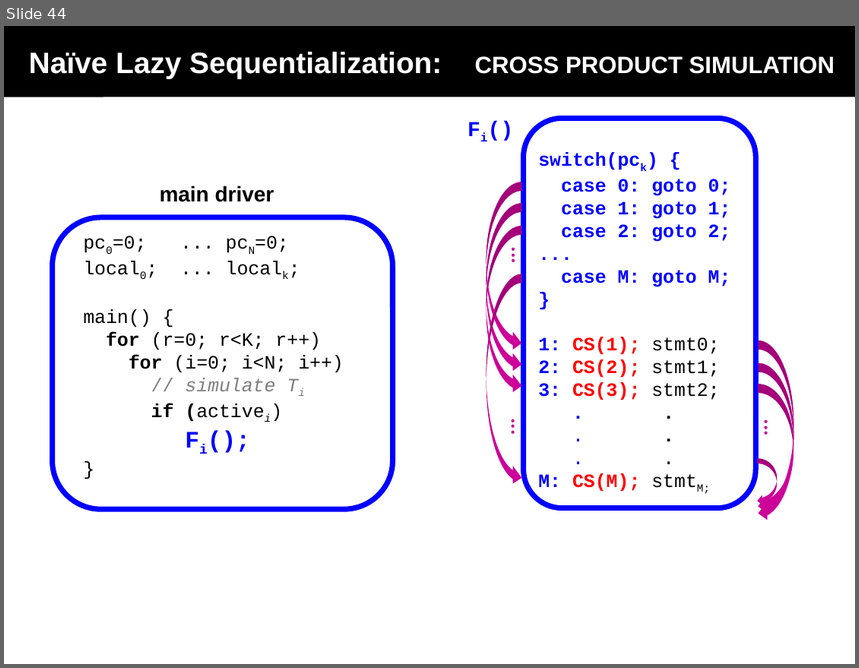
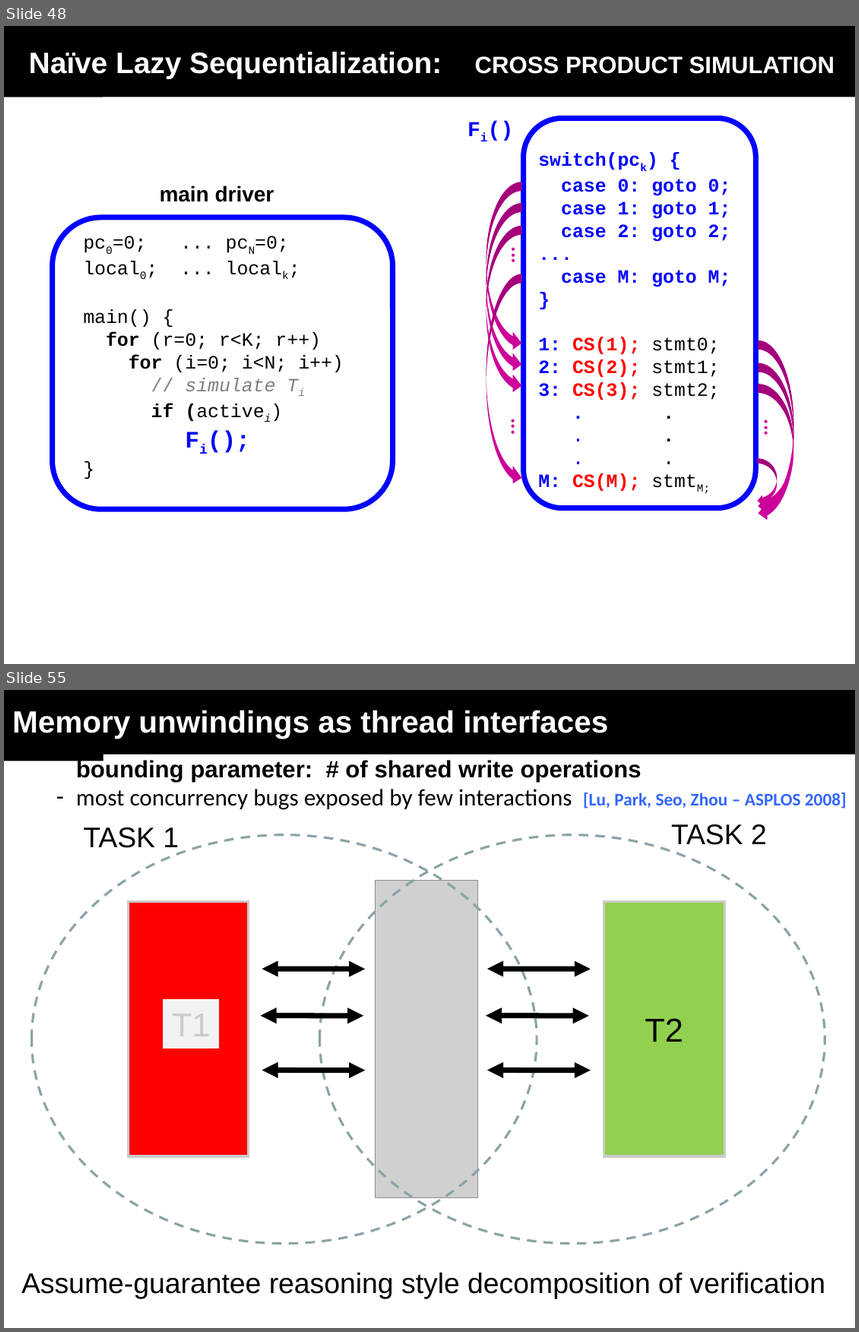
Before and after one commit to menesro/mpri, a slide deck: lecture3/sequentializations.ppt. Shown one above the other, each under a label of ours: slide 44 before the commit, slides 48 and 55 after it; the slides between them are not shown. The pictures are 859x668 and 859x1332 pixels, drawn with LibreOffice and Linux fonts; fonts in the diff are those of the drawing; grey boxes stand for pictures. Boxes give left, top, right and bottom in pixels: in the first picture for what was removed or moved away, otherwise in the second. Text is boxed around its words. In the diff, an @@ line names an element or a change of style, - is before the commit and + after.

```diff
--- a/lecture3/sequentializations.ppt
+++ b/lecture3/sequentializations.ppt
@@ slide 55 added at bbox=[4, 690, 855, 1328], background #FFFFFF; not listed: 1 template element that a slide beside it also shows @@
@@ title added at bbox=[4, 690, 855, 755], fill #000000, 26 pt, text #FFFFFF, bold @@
+Memory unwindings as thread interfaces
@@ text added at bbox=[76, 758, 847, 810], 20 pt, text #000000, bold @@
+bounding parameter: # of shared write operations
+  – most concurrency bugs exposed by few interactions [Lu, Park, Seo, Zhou – ASPLOS 2008]
@@ text added at bbox=[671, 825, 767, 845], 24 pt, text #000000 @@
+TASK 2
@@ ellipse added at bbox=[31, 834, 537, 1243], outline #89A4A7 2.01 pt dashed @@
@@ text added at bbox=[83, 828, 179, 853], 24 pt, text #000000 @@
+TASK 1
@@ ellipse added at bbox=[320, 834, 826, 1243], outline #89A4A7 2.01 pt dashed @@
@@ picture added at bbox=[375, 881, 478, 1198] @@
@@ rectangle added at bbox=[129, 902, 249, 1157], fill #FF0000, outline #CCCCCC 2.01 pt, 28 pt, text #000000 @@
+T1
@@ rectangle added at bbox=[604, 902, 725, 1157], fill #92D050, outline #CCCCCC 2.01 pt, 28 pt, text #000000 @@
+T2
@@ double arrow added from (262, 969) to (365, 969), #000000 4.51 pt @@
@@ double arrow added from (487, 969) to (591, 969), #000000 4.51 pt @@
@@ rectangle added at bbox=[163, 1000, 218, 1049], fill #F2F2F2, outline #F2F2F2 0.74 pt, 28 pt, text #CCCCCC @@
+T1
@@ double arrow added from (260, 1016) to (363, 1016), #000000 4.51 pt @@
@@ double arrow added from (486, 1016) to (588, 1016), #000000 4.51 pt @@
@@ double arrow added from (262, 1071) to (365, 1071), #000000 4.51 pt @@
@@ double arrow added from (487, 1071) to (591, 1071), #000000 4.51 pt @@
@@ text added at bbox=[21, 1273, 826, 1300], 24 pt, text #000000 @@
+Assume-guarantee reasoning style decomposition of verification
@@ what was slide 44 is now slide 48 @@
```
Also in this commit, not shown: 4 slides changed, 22 other slides added, 2 other files.
